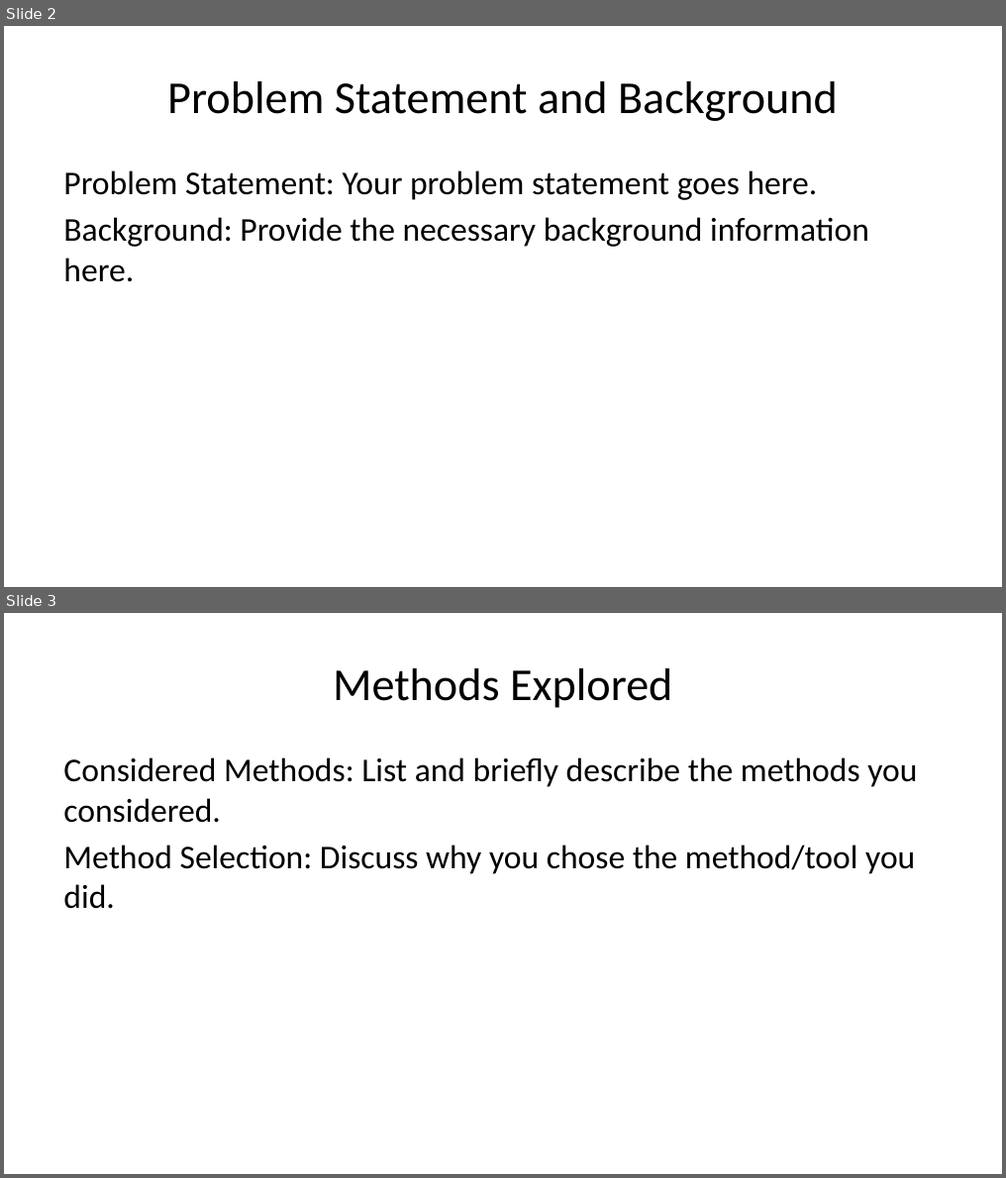
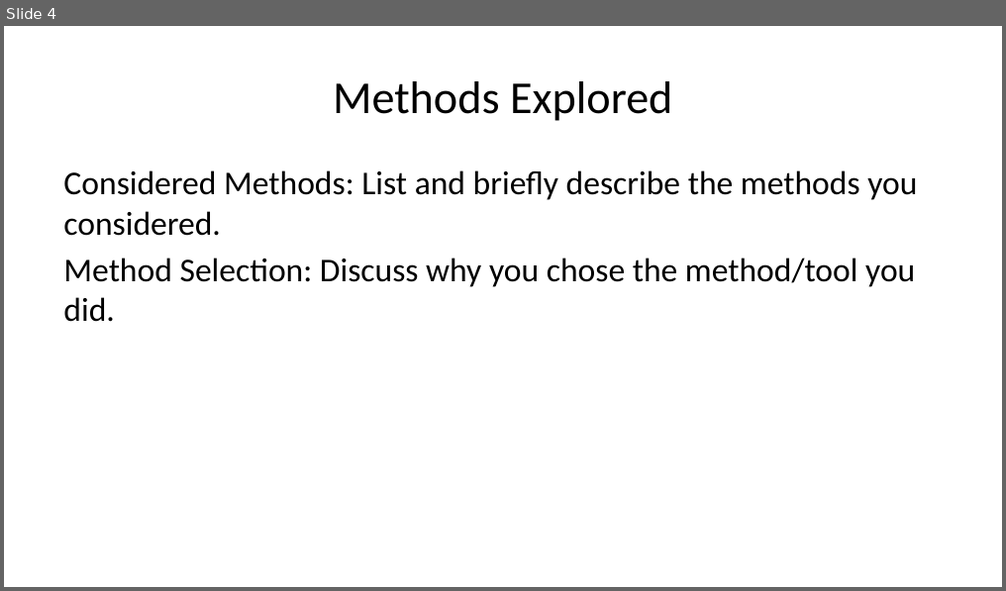
Before and after one commit to ameeraattiah/projectPPT, a slide deck: projectPPT.pptx. Shown one above the other, each under a label of ours: slides 2 and 3 before the commit, slide 4 after it. The pictures are 1006x1178 and 1006x591 pixels, drawn with LibreOffice and Linux fonts; fonts in the diff are those of the drawing. Boxes give left, top, right and bottom in pixels: in the first picture for what was removed or moved away, otherwise in the second. Text is boxed around its words. In the diff, an @@ line names an element or a change of style, - is before the commit and + after.

```diff
--- a/projectPPT.pptx
+++ b/projectPPT.pptx
@@ slide 2 removed at (x1=4, y1=26, x2=1002, y2=587), background #FFFFFF @@
@@ title removed at (x1=167, y1=81, x2=838, y2=121) @@
-Problem Statement and Background
@@ text removed at (x1=63, y1=171, x2=869, y2=282) @@
-Problem Statement: Your problem statement goes here.
-Background: Provide the necessary background information here.
@@ what was slide 3 is now slide 4 @@
```
Also in this commit, not shown: 1 slide changed, 4 slides added, 1 other slide removed, 1 other file.
